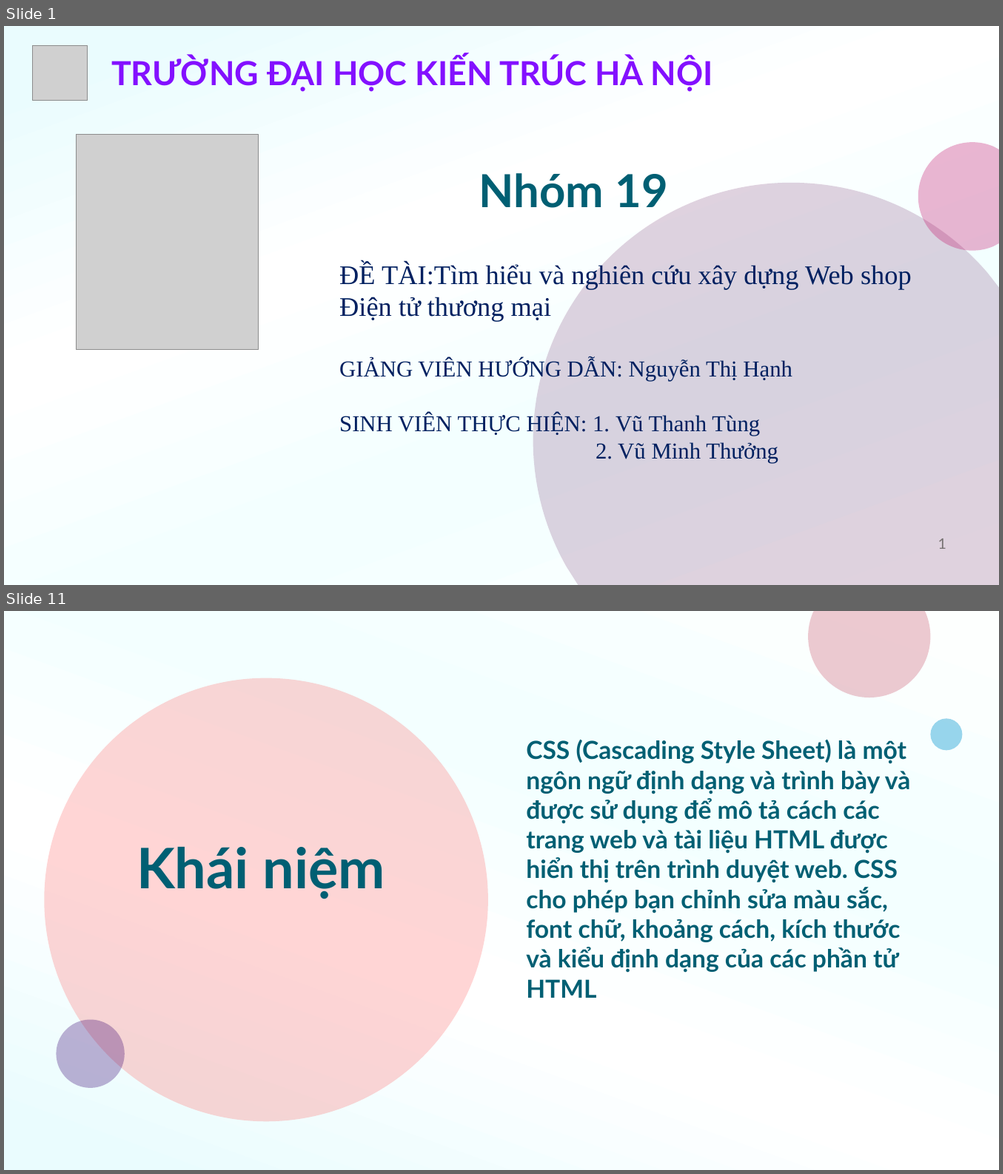
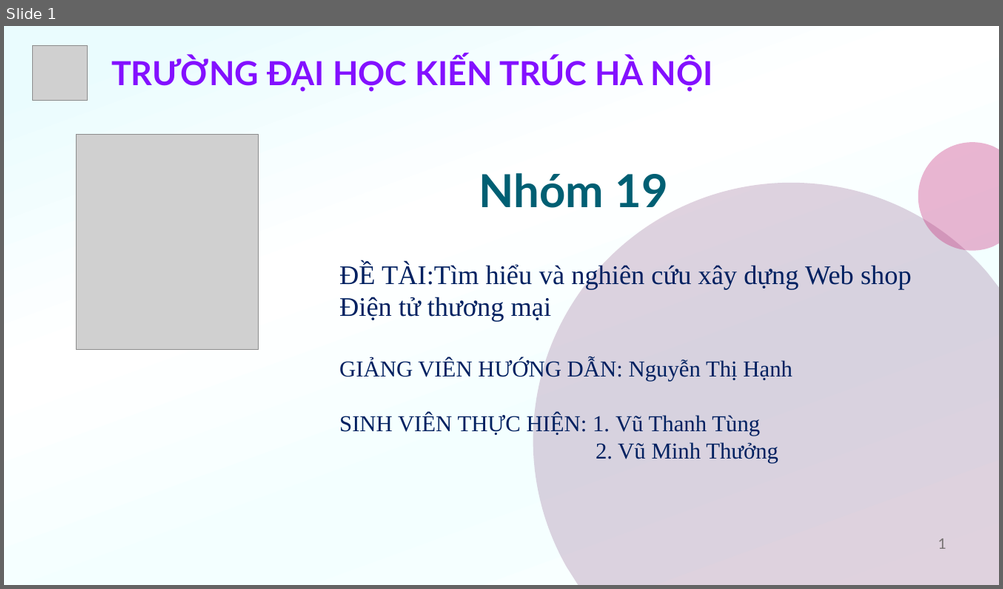
Before and after one commit to f12fullstack/NHOM19-CNWEB, a slide deck: NHOM19-CNWEB/NHÓM 19-HTMLCSSJS.pptx. Shown one above the other, each under a label of ours: slides 1 and 11 before the commit, slide 1 after it; the slides between them are not shown. The pictures are 1003x1174 and 1003x589 pixels, drawn with LibreOffice and Linux fonts; fonts in the diff are those of the drawing; grey boxes stand for pictures. Boxes give left, top, right and bottom in pixels: in the first picture for what was removed or moved away, otherwise in the second. Text is boxed around its words. In the diff, an @@ line names an element or a change of style, - is before the commit and + after.

```diff
--- a/NHOM19-CNWEB/NHÓM 19-HTMLCSSJS.pptx
+++ b/NHOM19-CNWEB/NHÓM 19-HTMLCSSJS.pptx
@@ slide 11 removed at [4, 611, 999, 1170], background gradient #EAFCFE to #FFFFFF to #F3FFFF to #FDFFFE @@
@@ freeform shape removed at [808, 611, 930, 698] @@
@@ ellipse removed at [44, 678, 488, 1122] @@
@@ ellipse removed at [930, 718, 963, 751] @@
@@ text removed at [526, 739, 910, 998] @@
-CSS (Cascading Style Sheet) là một ngôn ngữ định dạng và trình bày và được sử dụng để mô tả cách các trang web và tài liệu HTML được hiển thị trên trình duyệt web. CSS cho phép bạn chỉnh sửa màu sắc, font chữ, khoảng cách, kích thước và kiểu định dạng của các phần tử HTML
@@ title removed at [136, 846, 384, 899] @@
-Khái niệm
@@ ellipse removed at [57, 1020, 125, 1088] @@
```
Also in this commit, not shown: 20 slides added, 28 other slides removed, 7 other files.
